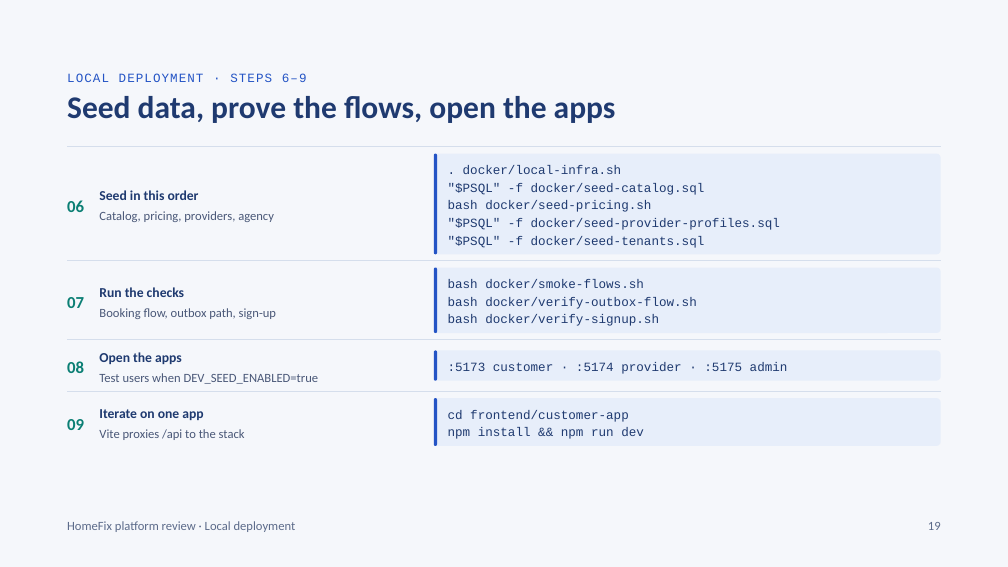
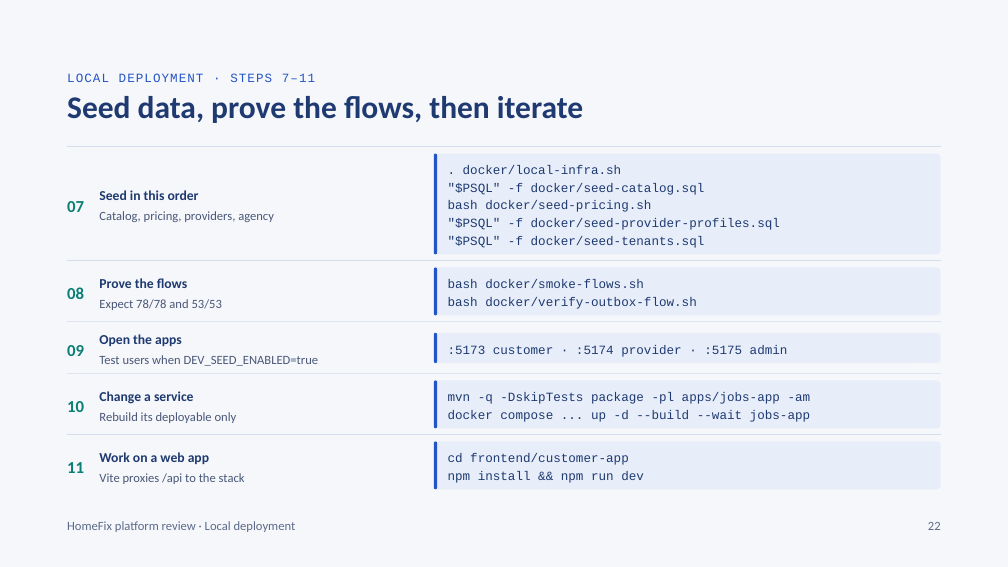
Before and after one commit to KripaGIT009/home-fix, a slide deck: slide 22 of docs/HomeFix_Design_Deck.pptx (slide 19 before the commit). Drawn at 1008x567 pixels with LibreOffice and Linux fonts; fonts in the diff are those of the drawing. Boxes give left, top, right and bottom in pixels: in the first picture for what was removed or moved away, otherwise in the second. Text is boxed around its words. In the diff, an @@ line names an element or a change of style, - is before the commit and + after.

```diff
--- a/docs/HomeFix_Design_Deck.pptx
+++ b/docs/HomeFix_Design_Deck.pptx
@@ text at bbox=[67, 73, 315, 82]: text changed @@
-LOCAL DEPLOYMENT · STEPS 6–9
+LOCAL DEPLOYMENT · STEPS 7–11
@@ text at bbox=[67, 96, 583, 123]: text changed @@
-Seed data, prove the flows, open the apps
+Seed data, prove the flows, then iterate
@@ text at bbox=[67, 201, 84, 212]: text changed @@
-06
+07
@@ rounded rectangle: place and size @@
-rounded rectangle at bbox=[434, 268, 941, 333]
+rounded rectangle at bbox=[434, 268, 941, 315]
@@ rounded rectangle at bbox=[434, 268, 941, 315]: proportions changed @@
@@ rounded rectangle: place and size @@
-rounded rectangle at bbox=[434, 268, 437, 333]
+rounded rectangle at bbox=[434, 268, 437, 315]
@@ text "08": place and size @@
-text "08" at bbox=[67, 361, 84, 373]
+text "08" at bbox=[67, 287, 84, 299]
@@ text removed at bbox=[67, 297, 84, 308] @@
-07
@@ text at bbox=[99, 278, 187, 288]: text changed @@
-Run the checks
+Prove the flows
@@ text at bbox=[99, 299, 222, 310]: text changed @@
-Booking flow, outbox path, sign-up
+Expect 78/78 and 53/53
@@ text "Open the apps": place and size @@
-text "Open the apps" at bbox=[99, 352, 182, 364]
+text "Open the apps" at bbox=[99, 334, 182, 346]
@@ text at bbox=[448, 314, 659, 326]: paragraph removed @@
-bash docker/verify-signup.sh
@@ text "09": place and size @@
-text "09" at bbox=[67, 419, 84, 430]
+text "09" at bbox=[67, 345, 84, 356]
@@ text ":5173 customer · :5174 provider ...": place and size @@
-text ":5173 customer · :5174 provider ..." at bbox=[448, 362, 788, 374]
+text ":5173 customer · :5174 provider ..." at bbox=[448, 345, 788, 357]
@@ 4 rounded rectangles, 2 lines, 1 text: place and size @@
-4 rounded rectangles, 2 lines, 1 text at bbox=[67, 340, 941, 446]
+4 rounded rectangles, 2 lines, 1 text at bbox=[67, 322, 941, 428]
@@ text added at bbox=[67, 401, 84, 412], 16 pt, text #0B7F74, bold @@
+10
@@ text at bbox=[99, 391, 194, 404]: text changed @@
-Iterate on one app
+Change a service
@@ text added at bbox=[99, 412, 237, 423], 12 pt, text #4A5878 @@
+Rebuild its deployable only
@@ text added at bbox=[448, 392, 811, 422], 12 pt, text #1F3A70 @@
+mvn -q -DskipTests package -pl apps/jobs-app -am
+docker compose ... up -d --build --wait jobs-app
@@ line added from (67, 435) to (941, 435), #D5DEEC 0.5 pt @@
@@ rounded rectangle added at bbox=[434, 442, 941, 489], fill #E7EEFA @@
@@ rounded rectangle added at bbox=[434, 442, 437, 489], fill #2454C5 @@
@@ text "cd frontend/customer-app": place and size @@
-text "cd frontend/customer-app" at bbox=[448, 410, 644, 439]
+text "cd frontend/customer-app" at bbox=[448, 453, 644, 483]
@@ text added at bbox=[67, 462, 84, 473], 16 pt, text #0B7F74, bold @@
+11
@@ text "Vite proxies /api to the ...": place and size @@
-text "Vite proxies /api to the ..." at bbox=[99, 429, 245, 440]
+text "Vite proxies /api to the ..." at bbox=[99, 473, 245, 484]
@@ text added at bbox=[99, 452, 209, 464], 13 pt, text #1F3A70, bold @@
+Work on a web app
@@ text at bbox=[928, 522, 941, 530]: text changed @@
-19
+22
```
Also in this commit, not shown: 26 other slides changed, 7 slides added, 2 slides removed, 8 other files.
